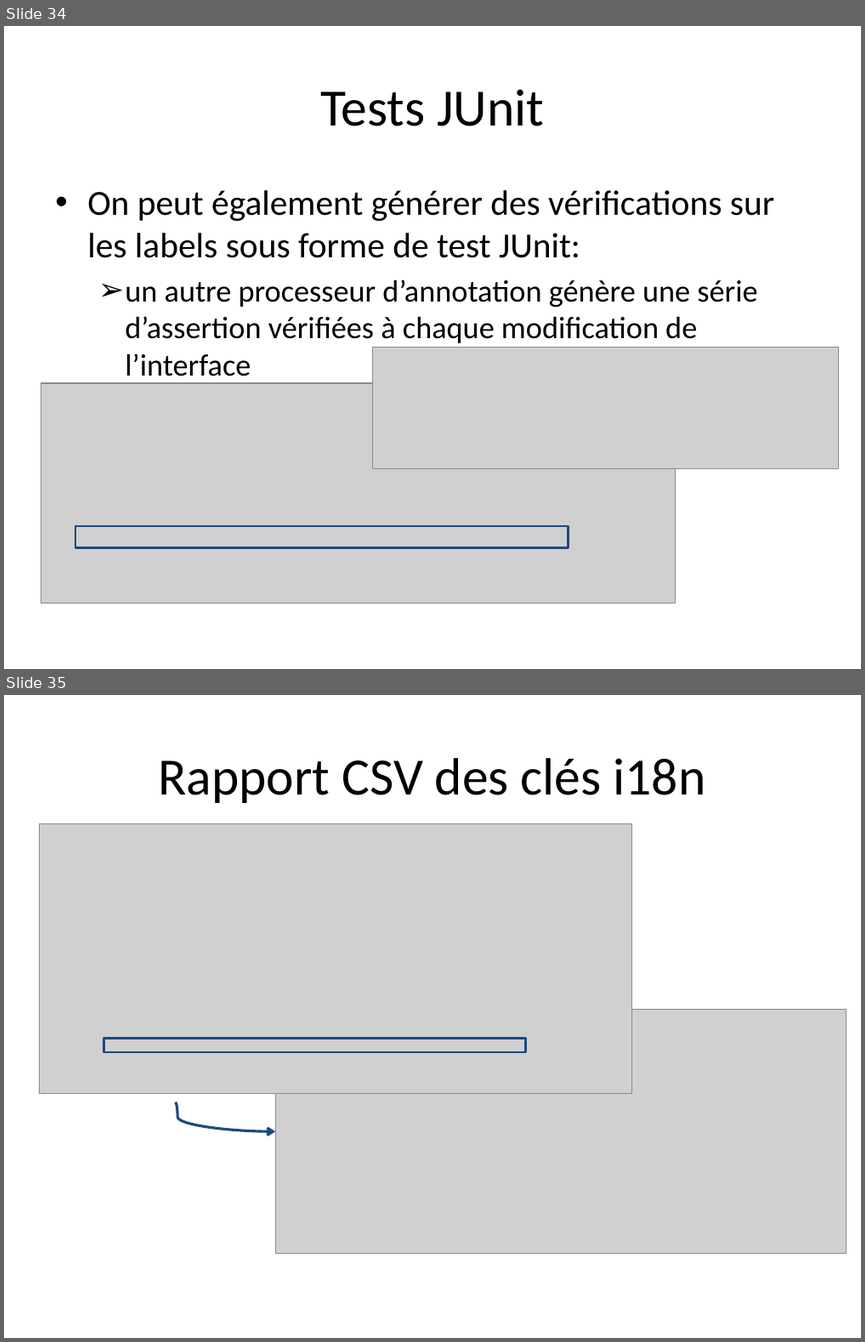
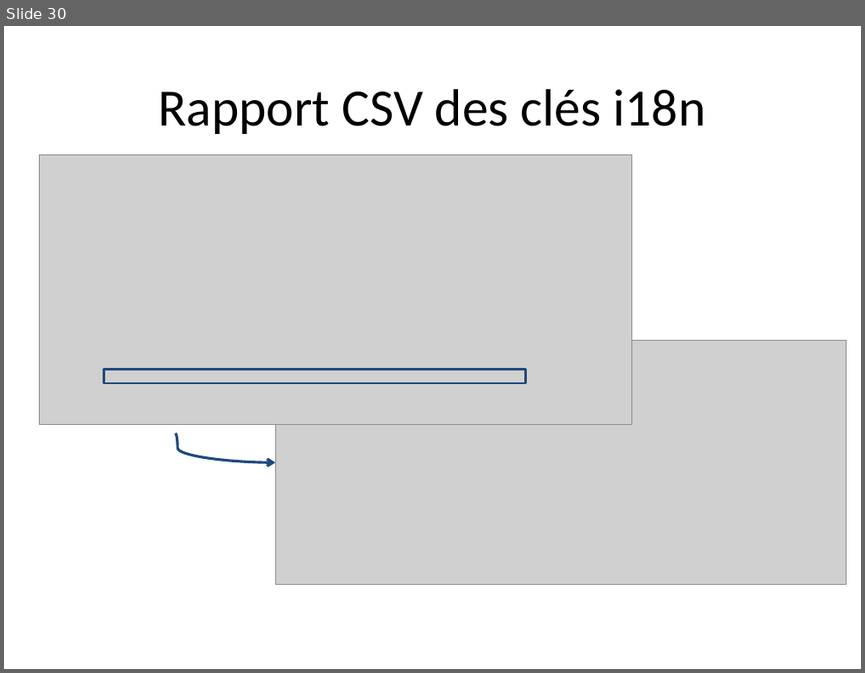
Before and after one commit to dbaeli/ez18n, a slide deck: ez18n-slides/javaone-2012/ez18n_javaone2012.pptx. Shown one above the other, each under a label of ours: slides 34 and 35 before the commit, slide 30 after it. The pictures are 865x1342 and 865x673 pixels, drawn with LibreOffice and Linux fonts; fonts in the diff are those of the drawing; grey boxes stand for pictures; background and template pictures are left out. Boxes give left, top, right and bottom in pixels: in the first picture for what was removed or moved away, otherwise in the second. Text is boxed around its words. In the diff, an @@ line names an element or a change of style, - is before the commit and + after.

```diff
--- a/ez18n-slides/javaone-2012/ez18n_javaone2012.pptx
+++ b/ez18n-slides/javaone-2012/ez18n_javaone2012.pptx
@@ slide 34 removed at bbox=[4, 26, 861, 669], background picture (left out) @@
@@ title removed at bbox=[320, 89, 544, 126] @@
-Tests JUnit
@@ text removed at bbox=[87, 190, 774, 383] @@
-• On peut également générer des vérifications sur les labels sous forme de test JUnit:
-  ➢ un autre processeur d’annotation génère une série d’assertion vérifiées à chaque modification de l’interface
@@ picture removed at bbox=[372, 347, 839, 469] @@
@@ picture removed at bbox=[41, 383, 675, 603] @@
@@ rectangle removed at bbox=[75, 526, 568, 547] @@
@@ what was slide 35 is now slide 30 @@
```
Also in this commit, not shown: 7 slides changed, 4 slides added, 38 other slides removed.
